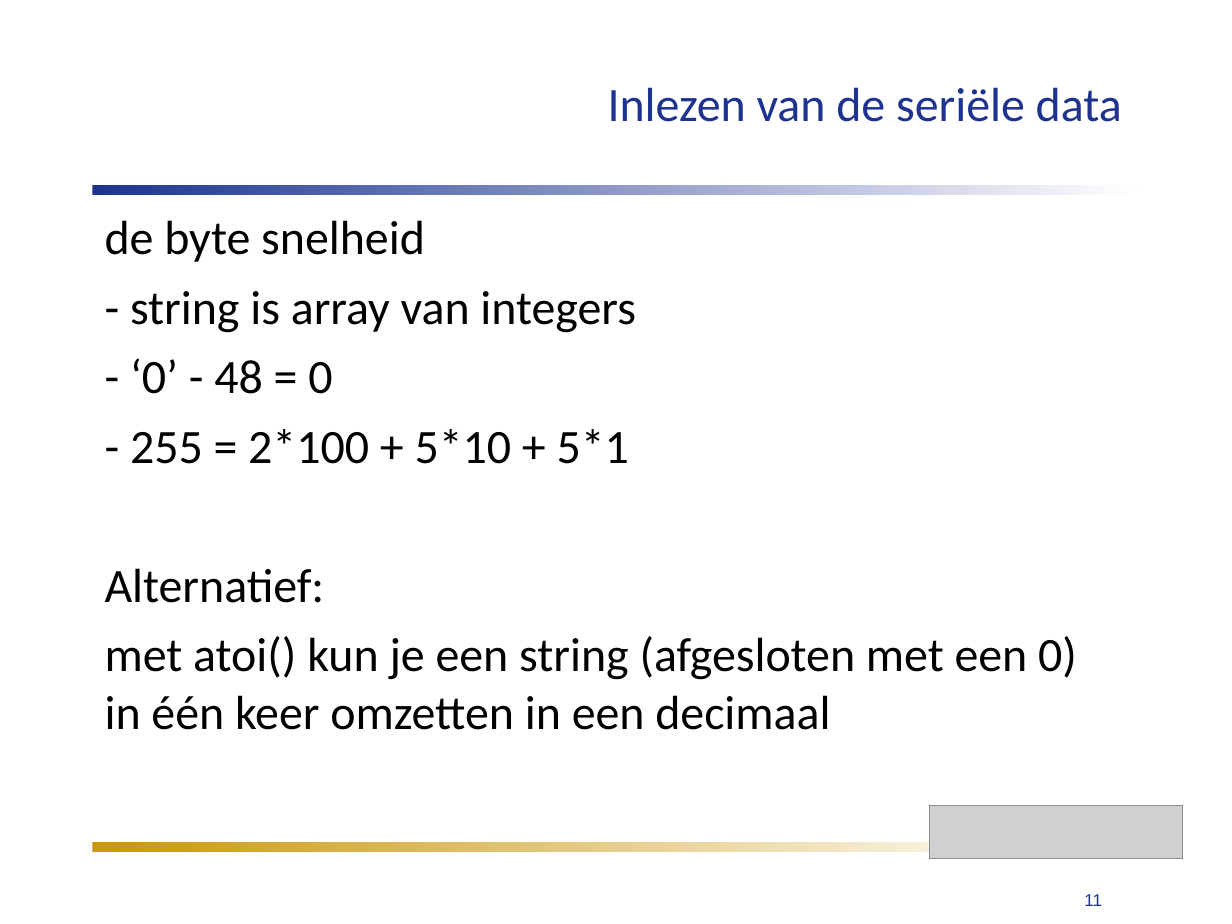
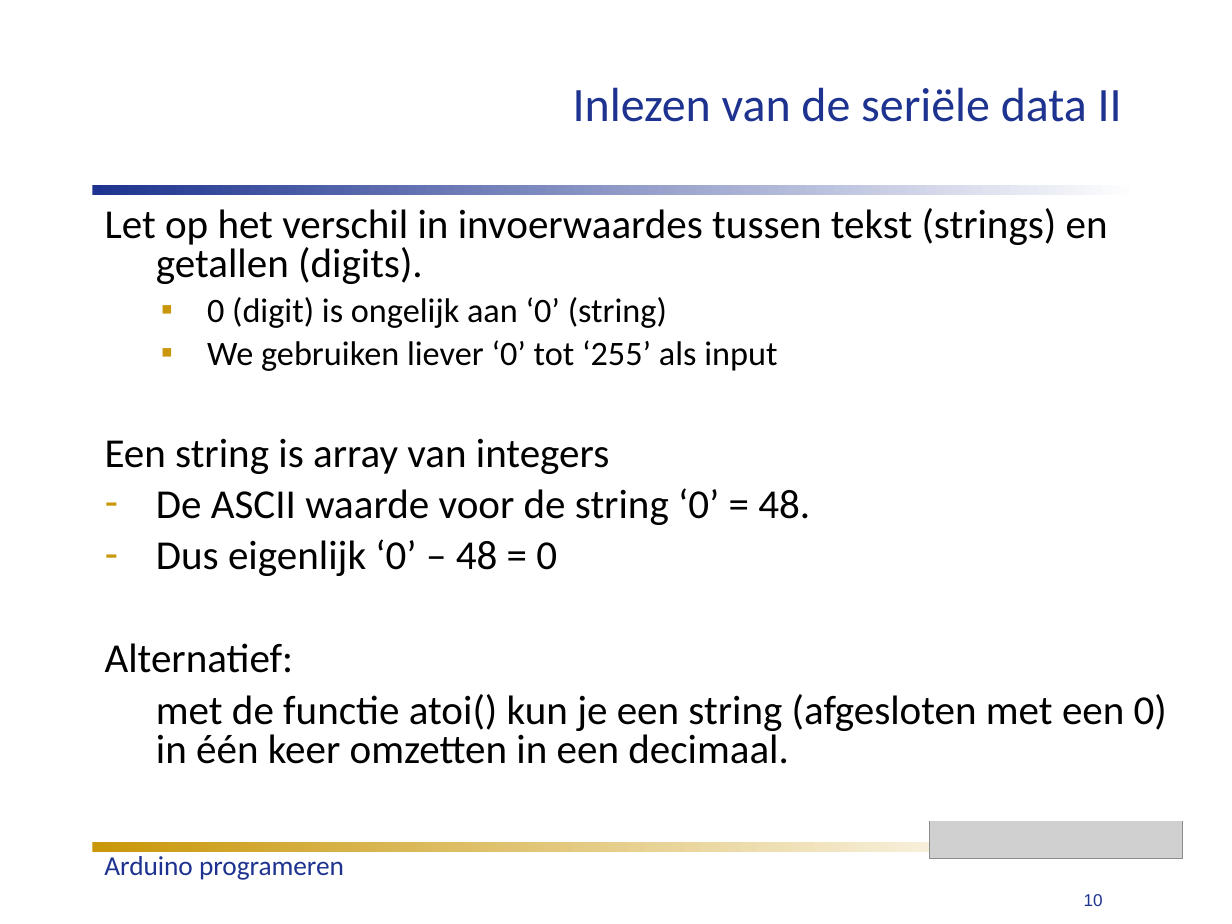
Before and after one commit to humiq/Greendevelopment, a slide deck: slide 10 of trunk/documents/Colleges/ISIROB College 4.ppt (slide 11 before the commit). Drawn at 1232x924 pixels with LibreOffice and Linux fonts; fonts in the diff are those of the drawing; grey boxes stand for pictures. Boxes give left, top, right and bottom in pixels: in the first picture for what was removed or moved away, otherwise in the second. Text is boxed around its words. In the diff, an @@ line names an element or a change of style, - is before the commit and + after.

```diff
--- a/trunk/documents/Colleges/ISIROB College 4.ppt
+++ b/trunk/documents/Colleges/ISIROB College 4.ppt
@@ title at (573, 87, 1122, 122): text changed @@
-Inlezen van de seriële data
+Inlezen van de seriële data II
@@ text at (105, 208, 1108, 576): text changed; size 28 to 24 pt @@
-de byte snelheid
-- string is array van integers
-- ‘0’ - 48 = 0
-- 255 = 2*100 + 5*10 + 5*1
+Let op het verschil in invoerwaardes tussen tekst (strings) en getallen (digits).
+  ▪ 0 (digit) is ongelijk aan ‘0’ (string)
+  ▪ We gebruiken liever ‘0’ tot ‘255’ als input
+Een string is array van integers
+– De ASCII waarde voor de string ‘0’ = 48.
+– Dus eigenlijk ‘0’ – 48 = 0
@@ text at (105, 643, 294, 673): size 28 to 24 pt in "Alternatief:"; indent changed; line spacing 1 to 0.8 @@
@@ text at (156, 694, 1167, 764): text changed; size 28 to 24 pt @@
-met atoi() kun je een string (afgesloten met een 0) in één keer omzetten in een decimaal
+met de functie atoi() kun je een string (afgesloten met een 0) in één keer omzetten in een decimaal.
@@ text added at (104, 856, 344, 880), 16 pt, text #1D338F @@
+Arduino programeren
@@ page number at (1084, 894, 1103, 906): text changed @@
-11
+10
```
Also in this commit, not shown: 16 other slides changed, 1 slide added, 3 slides removed, 1 other file.
